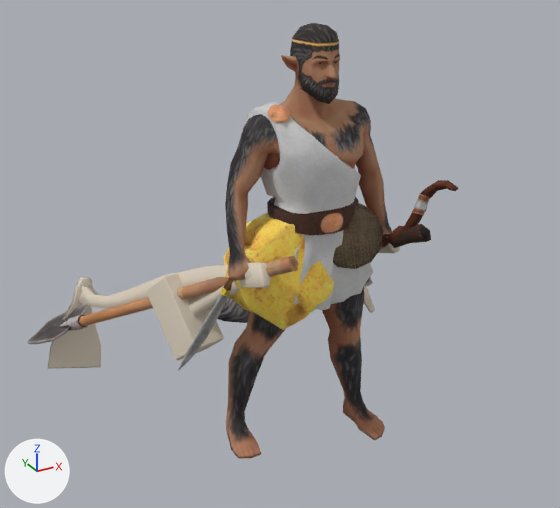
Before and after pictures for a commit that changed the glTF model public/assets/unit-models/152-lykaonvillager.glb.
Before and after are seen from a 50 mm lens placed at (-1.72, -2.88, 2.47), pointed at (-0.26, -0.23, 1.14). The axes (+X, +Y, +Z) are drawn at lower left. The lights are the same throughout. The picture after the commit comes second. Vertices at exactly the same position are counted once.
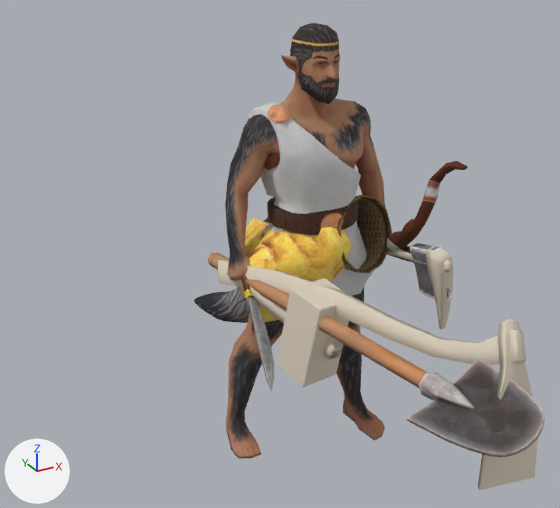
The change, as a list of edits to the scene's bpy script:
```text
Change me_mesh_0:
    remove me_mesh_0.from_pydata(...)  # 2145 vertices, 4218 faces; spans x -1.14..0.47, y -0.58..1.16, z 0.0..2.06
    add me_mesh_0.from_pydata(...)  # 2145 vertices, 4218 faces; spans x -0.47..0.47, y -1.64..0.91, z 0.0..2.06
    me_mesh_0 part 1: the loose piece of 96 vertices spanning x 0.31..0.41, y -0.58..0.65, z 0.95..1.46 is multiplied about its middle by the matrix ((-0.995, 0.022, 0.093), (0.034, -0.826, 0.563), (0.09, 0.564, 0.821)), then moved by (0.02, -0.12, 0.04)
    me_mesh_0 part 2: the loose piece of 38 vertices spanning x 0.36..0.44, y 0.03..0.29, z 0.66..0.95 is multiplied about its middle by the matrix ((-0.928, 0.011, -0.373), (-0.22, -0.822, 0.524), (-0.301, 0.569, 0.766)), then moved by (0.02, -0.57, 0.18)
    me_mesh_0 part 3: the loose piece of 31 vertices spanning x 0.3..0.41, y -0.48..0.18, z 0.85..1.24 is multiplied about its middle by the matrix ((-0.928, 0.011, -0.373), (-0.22, -0.822, 0.524), (-0.301, 0.569, 0.766)), then moved by (0.01, 0.13, -0.04)
    me_mesh_0 part 4: the loose piece of 42 vertices spanning x 0.33..0.44, y -0.23..0.32, z 0.78..1.1 is multiplied about its middle by the matrix ((-0.928, 0.011, -0.373), (-0.22, -0.822, 0.524), (-0.301, 0.569, 0.766)), then moved by (0.0, -0.28, 0.09)
    me_mesh_0 part 5: the loose piece of 36 vertices spanning x 0.36..0.47, y 0.06..0.32, z 0.54..0.91 is multiplied about its middle by the matrix ((-0.928, 0.011, -0.373), (-0.22, -0.822, 0.524), (-0.301, 0.569, 0.766)), then moved by (0.02, -0.67, 0.21)
    me_mesh_0 part 6: the loose piece of 36 vertices spanning x -0.65..-0.4, y -0.05..0.04, z 0.54..0.93 is multiplied about its middle by the matrix ((0.935, -0.124, -0.332), (0.35, 0.473, 0.808), (0.057, -0.872, 0.486)), then moved by (0.11, -0.35, 0.1)
    me_mesh_0 part 7: the loose piece of 64 vertices spanning x -0.45..-0.3, y -0.09..-0.01, z 0.89..1.11 is multiplied about its middle by the matrix ((0.935, -0.124, -0.332), (0.35, 0.473, 0.808), (0.057, -0.872, 0.486)), then moved by (0.02, -0.06, 0.02)
    me_mesh_0 part 8: the loose piece of 12 vertices spanning x -0.6..-0.3, y -0.18..0.37, z 0.59..1.08 is multiplied about its middle by the matrix ((-0.989, -0.122, 0.079), (0.145, -0.836, 0.529), (0.002, 0.535, 0.845)), then moved by (0.14, -0.44, 0.12)
    me_mesh_0 part 9: the loose piece of 24 vertices spanning x -0.66..-0.38, y 0.04..0.45, z 0.5..0.91 is multiplied about its middle by the matrix ((-0.989, -0.122, 0.079), (0.145, -0.836, 0.529), (0.002, 0.535, 0.845)), then moved by (0.25, -0.79, 0.22)
    me_mesh_0 part 10: the loose piece of 36 vertices spanning x -0.86..-0.27, y -0.24..1.12, z 0.46..1.11 is multiplied about its middle by the matrix ((-0.846, 0.168, 0.506), (0.209, -0.768, 0.606), (0.49, 0.618, 0.614)), then moved by (0.35, -1.1, 0.31)
    me_mesh_0 part 11: the loose piece of 24 vertices spanning x -1.07..-0.74, y 0.91..1.11, z 0.08..0.61 is multiplied about its middle by the matrix ((-0.846, 0.168, 0.506), (0.209, -0.768, 0.606), (0.49, 0.618, 0.614)), then moved by (0.86, -2.45, 0.66)
    me_mesh_0 part 12: the loose piece of 12 vertices spanning x -0.91..-0.2, y -0.32..0.82, z 0.47..1.15 is multiplied about its middle by the matrix ((-0.649, -0.563, -0.511), (0.364, -0.82, 0.441), (-0.667, 0.1, 0.738)), then moved by (0.24, -0.77, 0.22)
    me_mesh_0 part 13: the loose piece of 66 vertices spanning x -1.14..-0.79, y 0.77..1.16, z 0.3..0.53 is multiplied about its middle by the matrix ((-0.649, -0.563, -0.511), (0.364, -0.82, 0.441), (-0.667, 0.1, 0.738)), then moved by (0.72, -2.38, 0.67)
    me_mesh_0 part 14: the loose piece of 84 vertices spanning x -0.03..0.37, y -0.27..0.15, z 0.88..1.29 is multiplied about its middle by the matrix ((0.998, -0.027, -0.049), (-0.025, -0.999, 0.036), (-0.049, -0.034, -0.998)), then moved by (0.0, 0.0, 0.02)
    me_mesh_0 part 15: the loose piece of 61 vertices spanning x -0.42..0.12, y -0.23..0.31, z 0.72..1.25 is multiplied about its middle by the matrix ((-0.308, 0.911, 0.274), (-0.407, -0.387, 0.828), (0.86, 0.144, 0.49)), then moved by (0.07, -0.08, 0.0)
```

Pixel boxes [x1, y1, x2, y2] of what changed, in the pictures (560 x 508 px; the box of a moved part takes in the faces that stretch with it):
'Mesh_0', reshaped (19% narrower, 7% taller): before [27, 23, 458, 459]; after [194, 23, 545, 490]
part 1 of me_mesh_0, moved or reshaped: before [381, 180, 458, 247]; after [386, 161, 468, 252]
part 2 of me_mesh_0, moved or reshaped (mostly hidden before): before [364, 276, 373, 287]; after [410, 243, 453, 301]
part 3 of me_mesh_0, moved or reshaped (mostly hidden afterwards): before [386, 224, 431, 248]; after [388, 246, 414, 263]
part 4 of me_mesh_0, moved or reshaped: before [378, 237, 400, 253]; after [387, 249, 453, 272]
part 5 of me_mesh_0, moved or reshaped (mostly hidden before): before [364, 286, 375, 313]; after [426, 246, 453, 330]
part 6 of me_mesh_0, moved or reshaped: before [178, 294, 229, 370]; after [248, 296, 274, 391]
part 7 of me_mesh_0, moved or reshaped (mostly hidden): before [220, 277, 233, 297]; after [242, 276, 254, 299]
part 8 of me_mesh_0, moved or reshaped: before [189, 269, 251, 317]; after [226, 267, 343, 360]
part 9 of me_mesh_0, moved or reshaped: before [146, 269, 224, 360]; after [276, 278, 349, 387]
part 10 of me_mesh_0, moved or reshaped: before [78, 262, 271, 308]; after [218, 260, 526, 365]
part 11 of me_mesh_0, moved or reshaped: before [48, 277, 101, 369]; after [478, 319, 538, 490]
part 12 of me_mesh_0, moved or reshaped: before [79, 256, 298, 326]; after [208, 253, 428, 388]
part 13 of me_mesh_0, moved or reshaped: before [27, 303, 90, 344]; after [406, 360, 545, 457]
part 14 of me_mesh_0, moved or reshaped: before [333, 203, 383, 269]; after [337, 195, 392, 273]
part 15 of me_mesh_0, moved or reshaped: before [224, 213, 334, 330]; after [239, 218, 351, 322]
